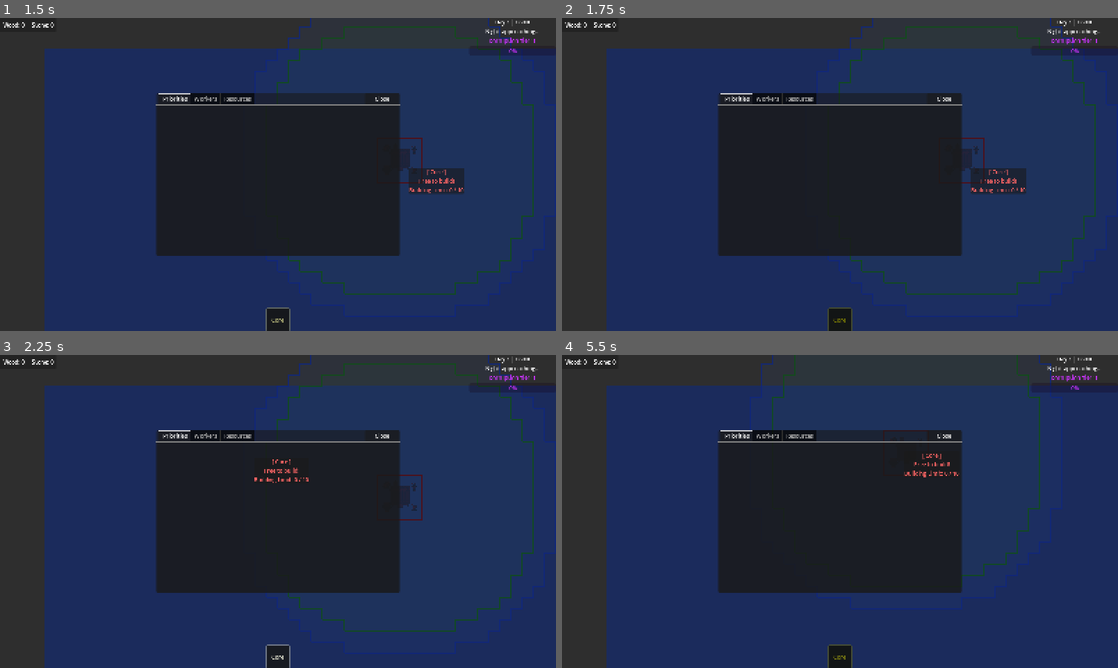
Above: before the commit, frames 1-4 (two rows, left to right).
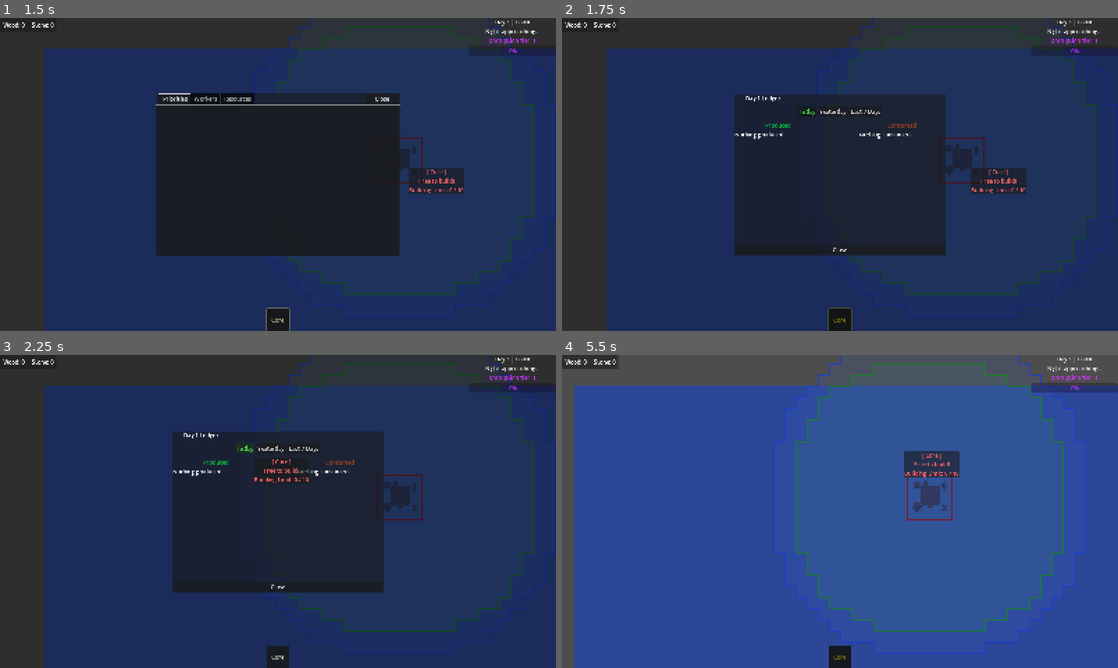
Above: after the commit, the same moments.

Repository: ColdTerror/Core-and-Conveyor
Game: Godot game, scene res://scenes/level.tscn
The game is run twice, just before and just after one commit, with the same random seed, the same clock (stepped at 60 frames per second) and the same inputs. The engine's default icon, where the game draws it, is replaced by a stand-in: a white triangle on a blue panel in a dark square.
Inputs (mouse positions are in pixels of both pictures, inside the frame that each line leads up to):
- Up to frame 1 (1.5 s): click "Core" at 0.5 s; tap Enter at 1.25 s; move the mouse to (400, 158) at 1.27 s; hold Right (ui_right) from 1.28 s (still down); tap P at 1.35 s; click (400, 158) at 1.42 s
- Up to frame 2 (1.75 s): keep holding Right (ui_right); tap L at 1.55 s
- Up to frame 3 (2.25 s): release Right (ui_right) at 2 s; click (244, 448) at 2 s, where only the run after the commit has a clickable "Today"
- Up to frame 4 (5.5 s): click (834, 448) at 2.75 s, where only the run after the commit has a clickable "Yesterday"; click (867, 448) at 3.5 s, where only the run after the commit has a clickable "Last 7 Days"; tap Space at 4.25 s; drag from (728, 527) to (812, 574) at 4.27 s; tap Enter at 5 s; move the mouse to (895, 442) at 5.02 s; hold Right (ui_right) from 5.03 s (still down); hold X (deconstruct_hotkey) from 5.03 s (still down); click (895, 442) at 5.17 s; tap L at 5.3 s

Frame 1 is identical in both runs. In frame 2, 4.2% of the frame differs, in the area x 28-72%, y 24-76%; in frame 3, 4.2%; in frame 4, 99%, in the area x 0-100%, y 0-100%.

Commit message:
Add GameState menu routing and integrate UIs
Introduce a central menu state machine (MenuType enum, current_menu, menu_changed signal, open_menu/close_menu) in game_state.gd to manage full-screen/intercepting UI. Update input_manager.gd to gate global hotkeys, route keys to open menus, and swallow world input when a menu is active. Integrate UI scripts (research_screen.gd, management_menu.gd, statistics_menu.gd) with the new GameState API: they now request permission to open, listen to menu_changed to auto-hide, and remove individual unhandled_input handling. Minor cleanups: add a new kanban task "camera input" and add to the Doing column, remove a duplicated comment block in building_manager.gd, and trim an extraneous debug print in management_menu.gd.

Diff:
--- a/scripts/Managers/building_manager.gd
+++ b/scripts/Managers/building_manager.gd
@@ -712,9 +712,6 @@
 		return
 	building.die()
 
-# ==========================================
-# ZONE TRACKING
-# ==========================================
 
 # ==========================================
 # ZONE TRACKING
--- a/scripts/Managers/game_state.gd
+++ b/scripts/Managers/game_state.gd
@@ -1,3 +1,37 @@
 extends Node
 
-var is_menu_open: bool = false
+# Add every full-screen or intercepting menu here
+enum MenuType {
+	NONE,
+	RESEARCH,
+	MANAGEMENT,
+	STATS,
+	DETAIL
+}
+
+var current_menu: MenuType = MenuType.NONE
+
+# We emit this so menus know when to forcefully close themselves!
+signal menu_changed(new_menu: MenuType)
+
+# --- BACKWARDS COMPATIBILITY ---
+# Your Camera script can still check GameState.is_menu_open without breaking!
+var is_menu_open: bool:
+	get:
+		return current_menu != MenuType.NONE
+
+# ==========================================
+# MENU ROUTING
+# ==========================================
+func open_menu(menu: MenuType) -> bool:
+	if current_menu == menu:
+		return false # Menu is already open
+
+	current_menu = menu
+	menu_changed.emit(current_menu)
+	return true
+
+func close_menu():
+	if current_menu != MenuType.NONE:
+		current_menu = MenuType.NONE
+		menu_changed.emit(current_menu)
--- a/scripts/Managers/input_manager.gd
+++ b/scripts/Managers/input_manager.gd
@@ -30,20 +30,50 @@
 # ==========================================
 # KEYBOARD INPUT (Menus & Mode Toggles)
 # ==========================================
+# ==========================================
+# KEYBOARD INPUT (Menus & Mode Toggles)
+# ==========================================
 func _unhandled_key_input(event: InputEvent):
 	if not event.is_pressed() or event.is_echo(): return
 
+	# --- 1. GLOBAL UI HOTKEYS (Allowed even if a menu is open!) ---
+	match event.keycode:
+		KEY_P:
+			if management_menu: management_menu.toggle_menu()
+			get_viewport().set_input_as_handled()
+			return
+		KEY_L:
+			if stat_menu: stat_menu.toggle_menu()
+			get_viewport().set_input_as_handled()
+			return
+
+	# --- 2. THE GATEKEEPER: Menu Routing ---
+	if GameState.is_menu_open:
+		# Universal Close Menu button
+		if event.is_action_pressed("ui_cancel"):
+			GameState.close_menu()
+			get_viewport().set_input_as_handled()
+			return
+
+		# Example: Routing a specific key to a specific menu
+		if GameState.current_menu == GameState.MenuType.RESEARCH:
+			if event.keycode == KEY_R:
+				print("Special Research Hotkey Pressed!")
+				get_viewport().set_input_as_handled()
+				return
+
+		# If a menu is open and the key wasn't caught above, swallow it!
+		get_viewport().set_input_as_handled()
+		return
+
+	# --- 3. WORLD ACTIONS (Only run if NO menus are open) ---
 	match event.keycode:
 		KEY_T:
 			_cancel_current_action()
 			current_mode = InteractionMode.NONE if current_mode == InteractionMode.TERRAFORM else InteractionMode.TERRAFORM
 			get_viewport().set_input_as_handled()
-		KEY_P:
-			if management_menu: management_menu.toggle_menu()
-			get_viewport().set_input_as_handled()
-		KEY_L:
-			if stat_menu: stat_menu.toggle_menu()
-			get_viewport().set_input_as_handled()
+
+		# Pass overlay hotkeys to BuildingManager!
 		KEY_F1, KEY_F2, KEY_F3, KEY_F4, KEY_EQUAL, KEY_MINUS:
 			if building_manager:
 				building_manager.handle_overlay_hotkeys(event.keycode)
@@ -55,6 +85,15 @@
 func _unhandled_input(event: InputEvent):
 	if not level_ref or not building_manager: return
 
+	# --- 1. THE GATEKEEPER: Block World Clicks ---
+	if GameState.is_menu_open:
+		# If you click the screen while a menu is open, consume the click so
+		# you don't accidentally place a building behind the UI!
+		if event is InputEventMouseButton:
+			get_viewport().set_input_as_handled()
+		return
+
+	# --- 2. NORMAL WORLD CLICKS ---
 	var mouse_pos = get_global_mouse_position()
 	var grid_pos = level_ref.terrain_layer.local_to_map(mouse_pos)
 
--- a/scripts/Research/research_screen.gd
+++ b/scripts/Research/research_screen.gd
@@ -7,7 +7,10 @@
 signal close_research_tree
 
 func _ready():
-	#hide() # Hide when the game starts
+	# Listen to the GameState. If another menu opens, check if we need to hide!
+	GameState.menu_changed.connect(_on_global_menu_changed)
+
+	hide() # Hide when the game starts
 	close_button.pressed.connect(close_screen)
 
 	for node in graph_edit.get_children():
@@ -80,21 +83,15 @@
 		push_warning("Research node not found: " + node_name)
 
 func open_screen():
-	GameState.is_menu_open = true
-	show()
+	if GameState.open_menu(GameState.MenuType.RESEARCH):
+		show()
 
 func close_screen():
-	GameState.is_menu_open = false
-	close_research_tree.emit()
-	hide()
+	GameState.close_menu()
 
-func _unhandled_input(event):
-	# If the user presses Escape, AND this specific menu is currently open on screen...
-	if event.is_action_pressed("ui_cancel") and visible:
-
-		# 1. Close the menu!
-		# (Change 'hide()' to 'close_menu()' if your script has a custom cleanup function)
-		close_screen()
-
-		# 2. Consume the input so it doesn't leak into the game world
-		get_viewport().set_input_as_handled()
+func _on_global_menu_changed(active_menu):
+	# If the active menu is NO LONGER the Research menu, hide ourselves!
+	if active_menu != GameState.MenuType.RESEARCH:
+		hide()
+		# Emit any signals you need when closing, like:
+		# close_research_tree.emit()
--- a/scripts/UI/management_menu.gd
+++ b/scripts/UI/management_menu.gd
@@ -26,6 +26,9 @@
 var bot_status_labels: Dictionary = {}
 
 func _ready():
+	# --- NEW: Listen to the global UI state machine ---
+	GameState.menu_changed.connect(_on_global_menu_changed)
+
 	hide()
 
 	if close_button:
@@ -65,23 +68,31 @@
 	# Force the tab to stay on the index the user clicked
 	tab_container.call_deferred("set_current_tab", target_tab)
 
+# ==========================================
+# UI STATE MACHINE ROUTING
+# ==========================================
 func toggle_menu():
 	if visible:
 		close_menu()
 	else:
-		if not GameState.is_menu_open:
-			open_menu()
+		open_menu()
 
 func open_menu():
-	GameState.is_menu_open = true
-	_refresh_priority_tab()
-	_refresh_bot_tab(true) # Force rebuild when opening
-	_refresh_resource_tab()
-	show()
+	# Ask GameState for permission!
+	if GameState.open_menu(GameState.MenuType.MANAGEMENT):
+		_refresh_priority_tab()
+		_refresh_bot_tab(true) # Force rebuild when opening
+		_refresh_resource_tab()
+		show()
 
 func close_menu():
-	GameState.is_menu_open = false
-	hide()
+	# Tell GameState to clear out
+	GameState.close_menu()
+
+func _on_global_menu_changed(active_menu):
+	# If the active menu is NO LONGER the Management menu, hide ourselves!
+	if active_menu != GameState.MenuType.MANAGEMENT:
+		hide()
 
 # ==========================================
 # PRIORITIES TAB LOGIC
@@ -249,7 +260,6 @@
 # ==========================================
 
 func _refresh_resource_tab():
-	print('refresh resource')
 	if not resource_list_container: return
 
 	# 1. Clean up old rows
@@ -414,12 +424,3 @@
 	# Tell the UI to immediately redraw both the tab and the top bar!
 	EconomyManager.inventory_changed.emit()
 	_refresh_resource_tab()
-# ==========================================
-# INPUT LOGIC
-# ==========================================
-
-func _unhandled_input(event):
-	# Escape to close
-	if event.is_action_pressed("ui_cancel") and visible:
-		close_menu()
-		get_viewport().set_input_as_handled()
--- a/scripts/UI/statistics_menu.gd
+++ b/scripts/UI/statistics_menu.gd
@@ -15,8 +15,11 @@
 var current_mode: ViewMode = ViewMode.TODAY
 
 func _ready():
+	GameState.menu_changed.connect(_on_global_menu_changed)
 	hide()
-	close_button.pressed.connect(toggle_menu)
+
+	# --- UPDATE: Point to close_screen ---
+	close_button.pressed.connect(close_screen)
 
 	btn_today.pressed.connect(func(): _set_mode(ViewMode.TODAY))
 	btn_yesterday.pressed.connect(func(): _set_mode(ViewMode.YESTERDAY))
@@ -25,16 +28,33 @@
 	if EconomyManager.has_signal("stats_updated"):
 		EconomyManager.stats_updated.connect(refresh_ui)
 
+# ==========================================
+# UI STATE MACHINE ROUTING
+# ==========================================
 func toggle_menu():
 	if visible:
-		GameState.is_menu_open = false
+		close_screen()
+	else:
+		open_screen()
+
+func open_screen():
+	# Ask GameState for permission. If it returns true, no other menus are blocking us!
+	if GameState.open_menu(GameState.MenuType.STATS):
+		refresh_ui()
+		show()
+
+func close_screen():
+	# Tell GameState to clear out
+	GameState.close_menu()
+
+func _on_global_menu_changed(active_menu):
+	# If the active menu is NO LONGER the Stats menu, hide ourselves!
+	if active_menu != GameState.MenuType.STATS:
 		hide()
-	else:
-		if not GameState.is_menu_open:
-			GameState.is_menu_open = true
-			refresh_ui()
-			show()
 
+# ==========================================
+# DATA & REFRESH LOGIC
+# ==========================================
 func _set_mode(new_mode: ViewMode):
 	current_mode = new_mode
 	refresh_ui()
@@ -51,9 +71,6 @@
 	btn_yesterday.modulate = Color(0.4, 1.0, 0.4) if current_mode == ViewMode.YESTERDAY else Color.WHITE
 	btn_week.modulate = Color(0.4, 1.0, 0.4) if current_mode == ViewMode.WEEK else Color.WHITE
 
-	# ==========================================
-	# THE FIX: Calculate the mathematical range
-	# ==========================================
 	var start_day = 1
 	var end_day = display_day
 
@@ -71,20 +88,15 @@
 			start_day = display_day - 6
 			end_day = display_day
 
-	# Call our single, universal function!
 	var combined = _get_stats_for_range(start_day, end_day)
 	var prod_data = combined.prod
 	var cons_data = combined.cons
 
-	# Build Rows
 	if prod_data.is_empty():
 		_create_stat_row(prod_list, "Nothing produced.", "", Color(0.5, 0.5, 0.5))
 	else:
-		# 1. Get an array of just the item names
 		var prod_keys = prod_data.keys()
-		# 2. Sort the array based on the numbers inside the dictionary
 		prod_keys.sort_custom(func(a, b): return prod_data[a] > prod_data[b])
-		# 3. Build the rows using the newly sorted array!
 		for item_name in prod_keys:
 			_create_stat_row(prod_list, item_name, "+%d" % prod_data[item_name], Color(0.4, 1.0, 0.4))
 
@@ -96,20 +108,15 @@
 		for item_name in cons_keys:
 			_create_stat_row(cons_list, item_name, "-%d" % cons_data[item_name], Color(1.0, 0.4, 0.4))
 
-# ==========================================================
-# THE UNIVERSAL AGGREGATOR
-# ==========================================================
 func _get_stats_for_range(start_day: int, end_day: int) -> Dictionary:
 	var total_prod = {}
 	var total_cons = {}
 
-	# 1. Grab data from the active, unfinished day (if it falls in our range)
 	var display_day = time_manager.current_day if is_instance_valid(time_manager) else 1
 	if display_day >= start_day and display_day <= end_day:
 		_add_to_dict(total_prod, EconomyManager.daily_production)
 		_add_to_dict(total_cons, EconomyManager.daily_consumption)
 
-	# 2. Grab data from the history archive
 	for entry in EconomyManager.history_archive:
 		if entry.day >= start_day and entry.day <= end_day:
 			_add_to_dict(total_prod, entry.produced)
@@ -117,7 +124,6 @@
 
 	return {"prod": total_prod, "cons": total_cons}
 
-# Quick helper to merge dictionaries and add their numbers together
 func _add_to_dict(target: Dictionary, source: Dictionary):
 	for item in source:
 		target[item] = target.get(item, 0) + source[item]
@@ -133,12 +139,3 @@
 	hbox.add_child(name_label)
 	hbox.add_child(val_label)
 	parent_container.add_child(hbox)
-
-func _unhandled_input(event):
-	# If the user presses Escape, AND this specific menu is currently open on screen...
-	if event.is_action_pressed("ui_cancel") and visible:
-
-		# 1. Close the menu!
-		hide()
-		# 2. Consume the input so it doesn't leak into the game world
-		get_viewport().set_input_as_handled()
Not shown, changed: kanban_tasks_data.kanban
